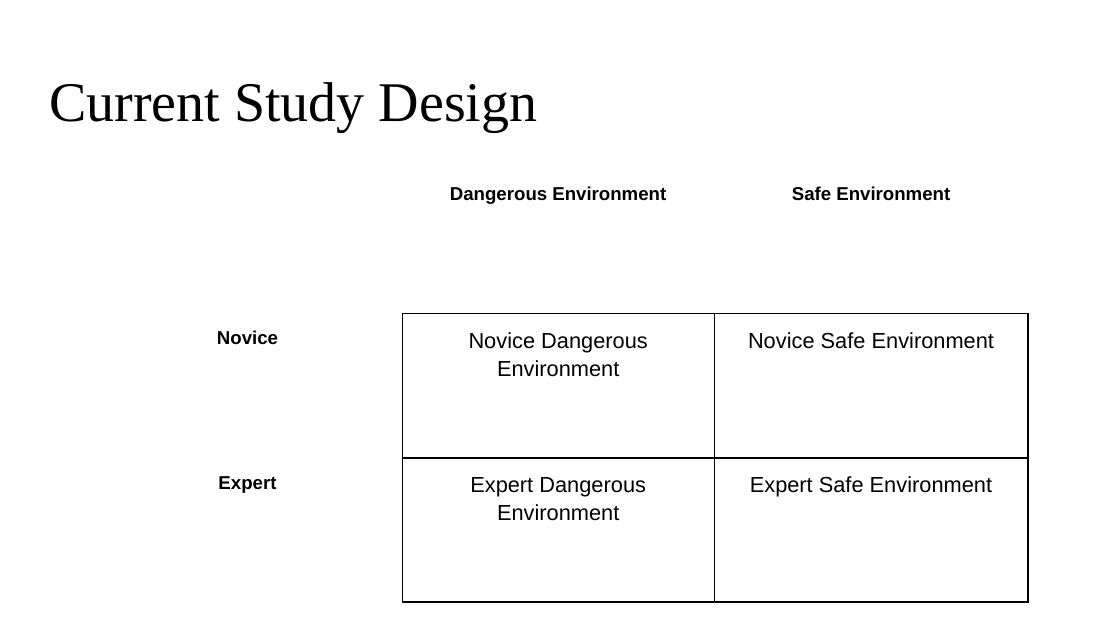
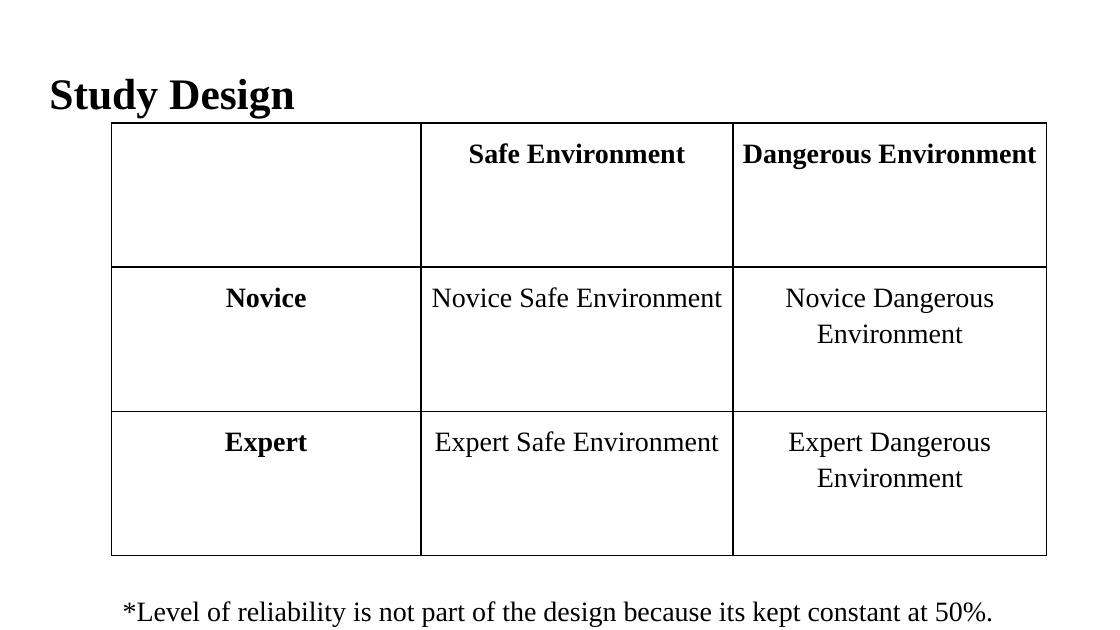
Before and after one commit to blakeanguyen/project_template, a slide deck: slide 11 of Final Project PowerPoint_110218BN.pptx (slide 8 before the commit). Drawn at 1120x630 pixels with LibreOffice and Linux fonts; fonts in the diff are those of the drawing. Boxes give left, top, right and bottom in pixels: in the first picture for what was removed or moved away, otherwise in the second. Text is boxed around its words. In the diff, an @@ line names an element or a change of style, - is before the commit and + after.

```diff
--- a/Final Project PowerPoint_110218BN.pptx
+++ b/Final Project PowerPoint_110218BN.pptx
@@ title at bbox=[49, 78, 295, 117]: text changed; size 36 to 28 pt; bold on @@
-Current Study Design
+Study Design
@@ table at bbox=[112, 123, 1047, 492] @@
-row 1, column 2: Dangerous Environment
+row 1, column 2: Safe Environment
-row 1, column 3: Safe Environment
+row 1, column 3: Dangerous Environment
-row 2, column 2: Novice Dangerous Environment
+row 2, column 2: Novice Safe Environment
-row 2, column 3: Novice Safe Environment
+row 2, column 3: Novice Dangerous Environment
-row 3, column 2: Expert Dangerous Environment
+row 3, column 2: Expert Safe Environment
-row 3, column 3: Expert Safe Environment
+row 3, column 3: Expert Dangerous Environment
@@ size 12 to 18 pt, font Arial to Times New Roman in "Novice", "Expert" @@
@@ table: place and size @@
-table at bbox=[93, 169, 1028, 536]
+table at bbox=[112, 123, 1047, 492]
@@ text added at bbox=[123, 601, 993, 626], 18 pt, text #000000 @@
+*Level of reliability is not part of the design because its kept constant at 50%.
```
Also in this commit, not shown: 5 other slides changed, 11 slides added, 5 slides removed.
